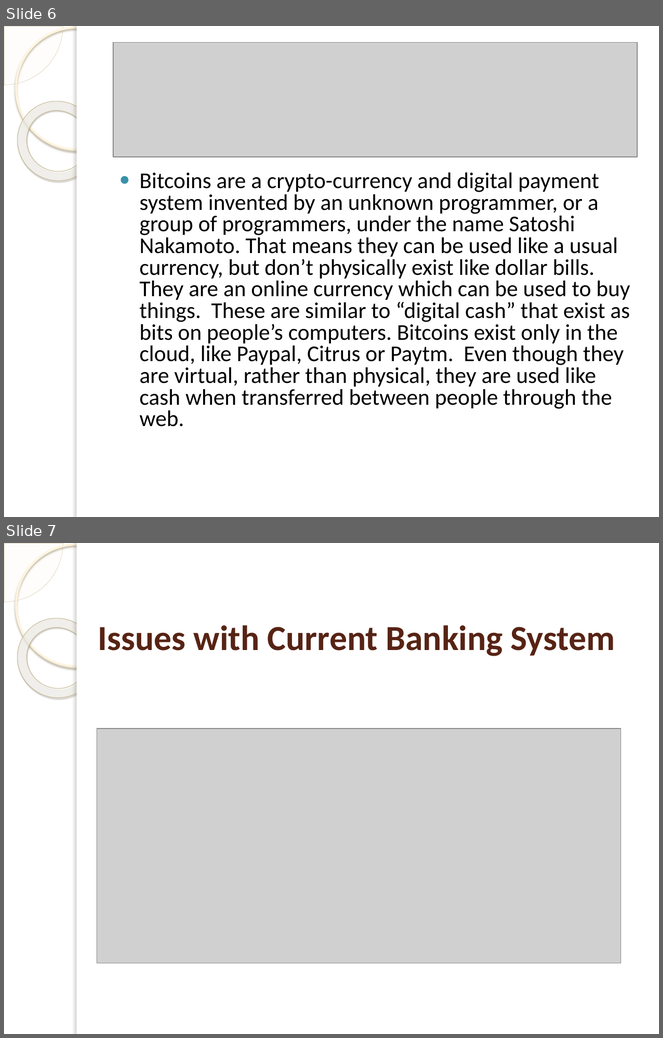
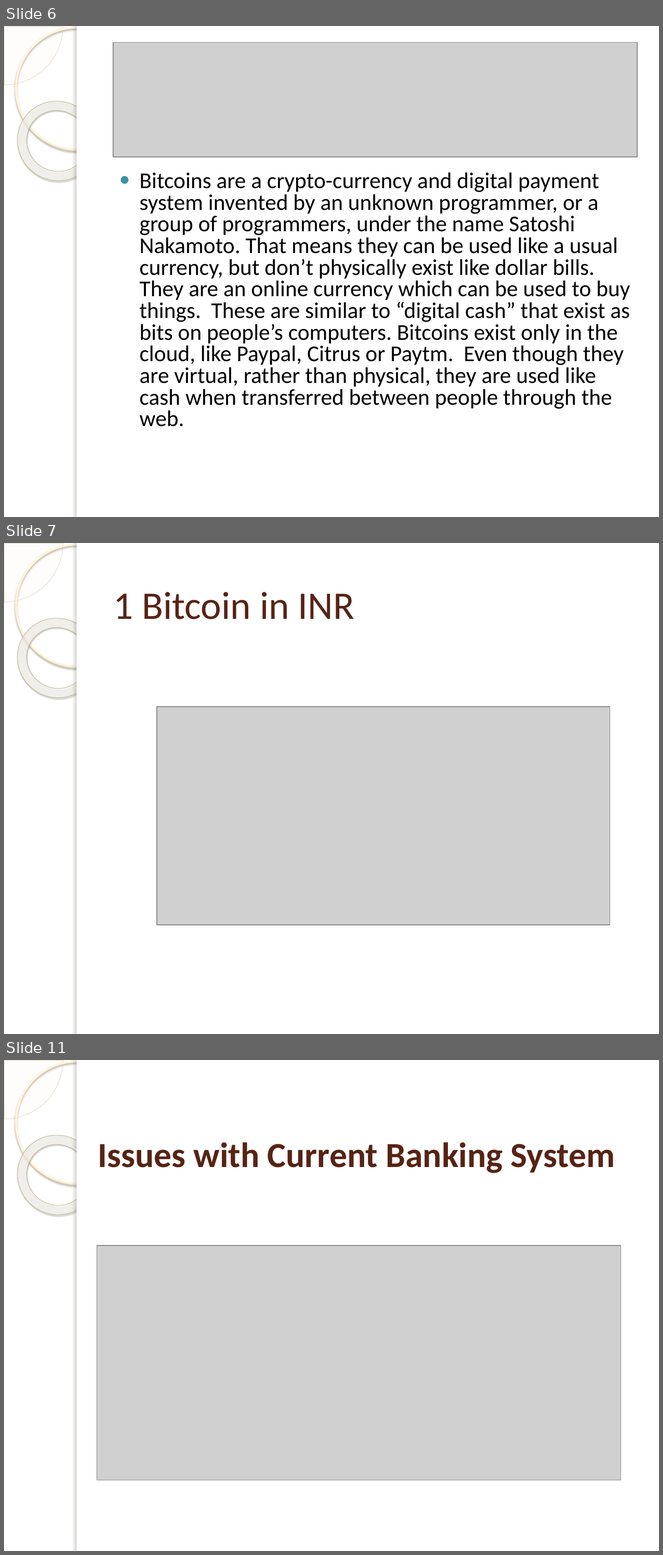
Before and after one commit to jsrgi/block-chain, a slide deck: blockchain.pptx. Shown one above the other, each under a label of ours: slides 6 and 7 before the commit, slides 6, 7 and 11 after it; the slides between them are not shown. The pictures are 663x1038 and 663x1555 pixels, drawn with LibreOffice and Linux fonts; fonts in the diff are those of the drawing; grey boxes stand for pictures; background and template pictures are left out. Boxes give left, top, right and bottom in pixels: in the first picture for what was removed or moved away, otherwise in the second. Text is boxed around its words. In the diff, an @@ line names an element or a change of style, - is before the commit and + after.

```diff
--- a/blockchain.pptx
+++ b/blockchain.pptx
@@ slide 7 added at (4, 543, 659, 1034), background picture (left out); not listed: 5 template elements that a slide beside it also shows @@
@@ title added at (113, 592, 354, 619), 43 pt, text #572314 @@
+1 Bitcoin in INR
@@ picture added at (157, 707, 610, 925) @@
@@ what was slide 7 is now slide 11 @@
```
Also in this commit, not shown: 5 slides changed, 3 other slides added.
